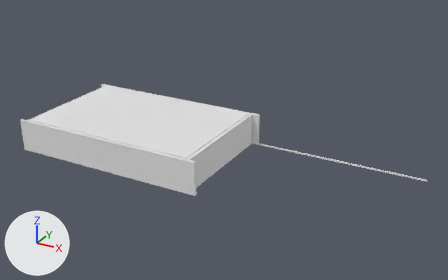
Renders of the OBJ model unity/Assets/Art/baseMap/base.barracks/barracks.obj from each side of a commit.
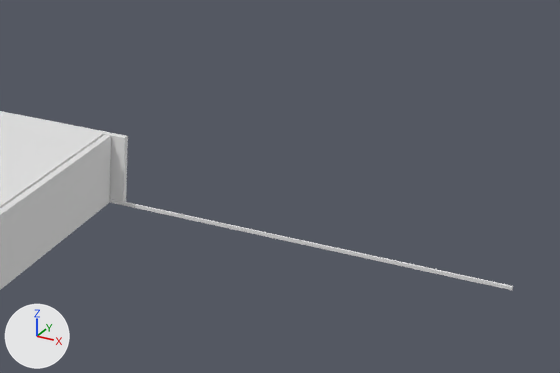
Each version is shown whole from a 50 mm lens placed at (35.0, -46.5, 26.0), pointed at (9.0, 0.7, 2.4), then close up on the part from 46% to 100% of the width and 20% to 78% of the height. The axes (+X, +Y, +Z) are drawn at lower left. The lights are the same throughout. The last two pictures show the newer version. Where no turn or scale is listed for an object, it has been applied to the vertices. Vertices at exactly the same position are counted once.

Script lines for the objects in view, before the commit:
```python
me_barracks = bpy.data.meshes.new('barracks')
me_barracks.from_pydata(...)  # 20824 vertices, 53644 faces; spans x -10.0..27.0, y -6.3..6.4, z -0.1..3.3
ob_barracks = bpy.data.objects.new('barracks', me_barracks)
ob_barracks.location = (0.0, 0.0, 0.0)
```
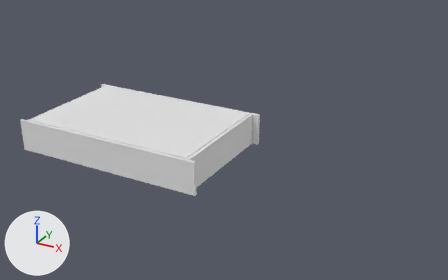
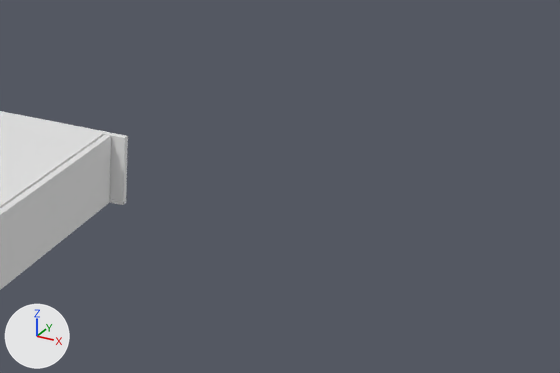
The change, as a list of edits to the scene's bpy script:
```text
Change me_barracks:
    used by ob_barracks; location = (0.0, 0.0, 0.0)
    remove me_barracks.from_pydata(...)  # 20824 vertices, 53644 faces; spans x -10.0..27.0, y -6.3..6.4, z -0.1..3.3
    add me_barracks.from_pydata(...)  # 20504 vertices, 52780 faces; spans x -10.0..10.0, y -6.3..6.4, z -0.1..3.3
    me_barracks part 1: 2 vertices moved within x -3.0, y 6.0, z 0.0..0.2; 736 vertices removed from x -9.0..27.0, y 6.0..6.1, z 0.0..0.2
    other edits to the shape of me_barracks do not show in these pictures
```

Pixel boxes (x1, y1, x2, y2) of what changed, in the close-ups (560 x 373 px):
'barracks', reshaped
    before: (0, 111, 513, 290)
    after: (0, 111, 128, 290)
part 1 of me_barracks, cut back
    before: (110, 199, 513, 290)
